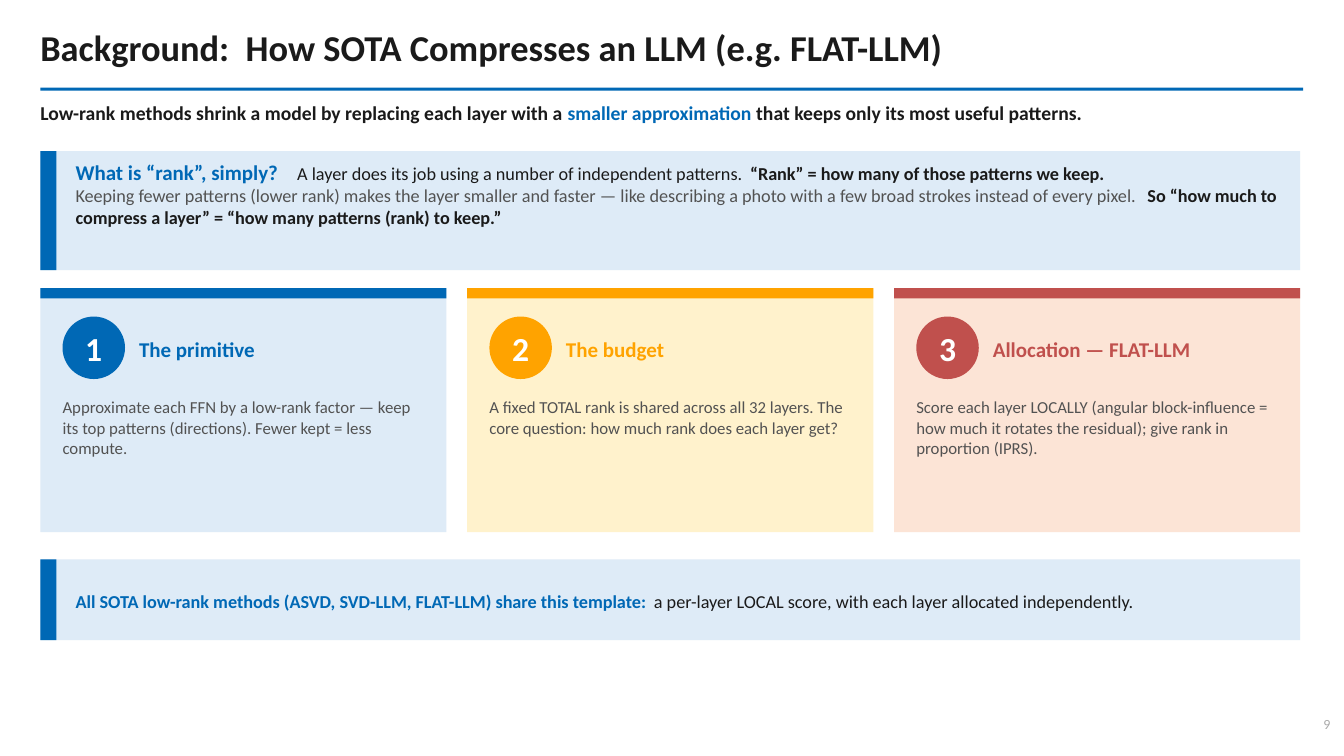
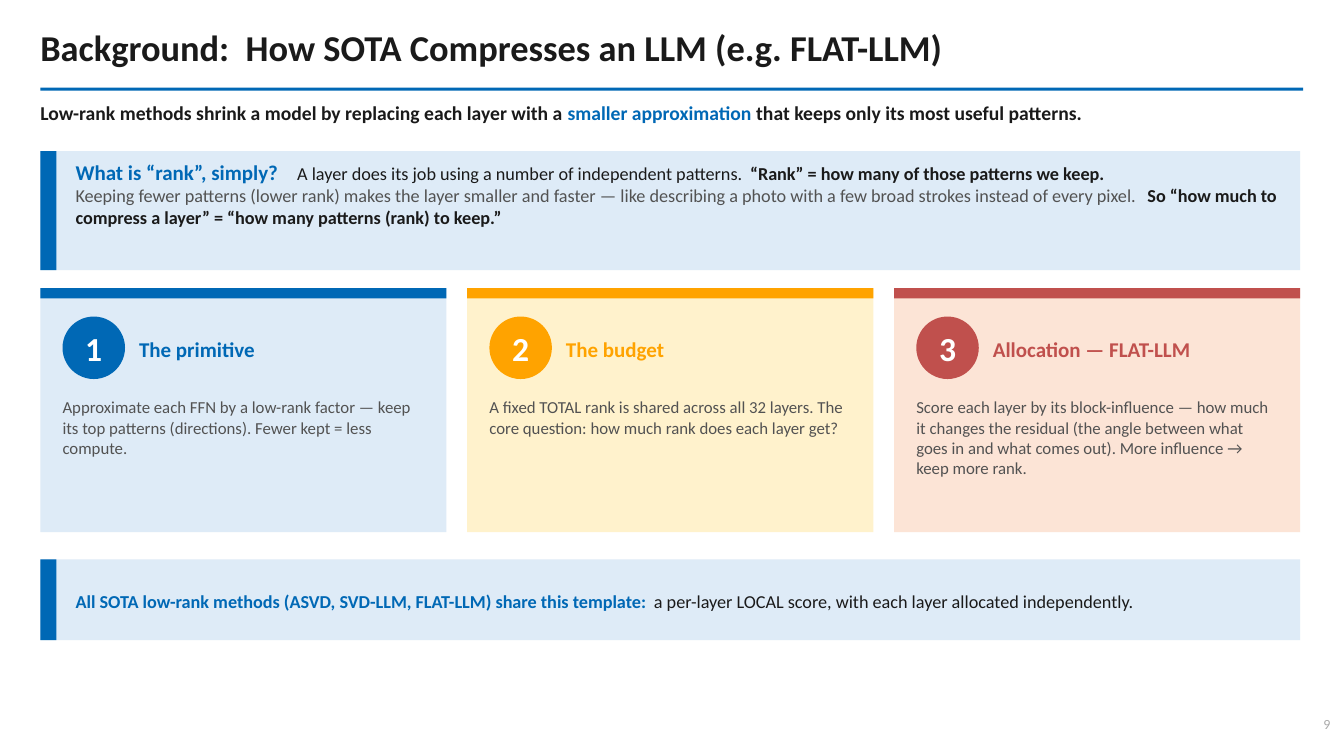
Before and after one commit to shahrzadesmat/HyperGraph, a slide deck: slide 10 of hypergraph_slides.pptx. Drawn at 1344x756 pixels with LibreOffice and Linux fonts; fonts in the diff are those of the drawing. Boxes give left, top, right and bottom in pixels: in the first picture for what was removed or moved away, otherwise in the second. Text is boxed around its words. In the diff, an @@ line names an element or a change of style, - is before the commit and + after.

```diff
--- a/hypergraph_slides.pptx
+++ b/hypergraph_slides.pptx
@@ text at (916, 401, 1268, 477): text changed @@
-Score each layer LOCALLY (angular block-influence = how much it rotates the residual); give rank in proportion (IPRS).
+Score each layer by its block-influence — how much it changes the residual (the angle between what goes in and what comes out). More influence → keep more rank.
```
Also in this commit, not shown: 1 other slide changed, 1 slide added, 1 slide removed, 1 other file.
